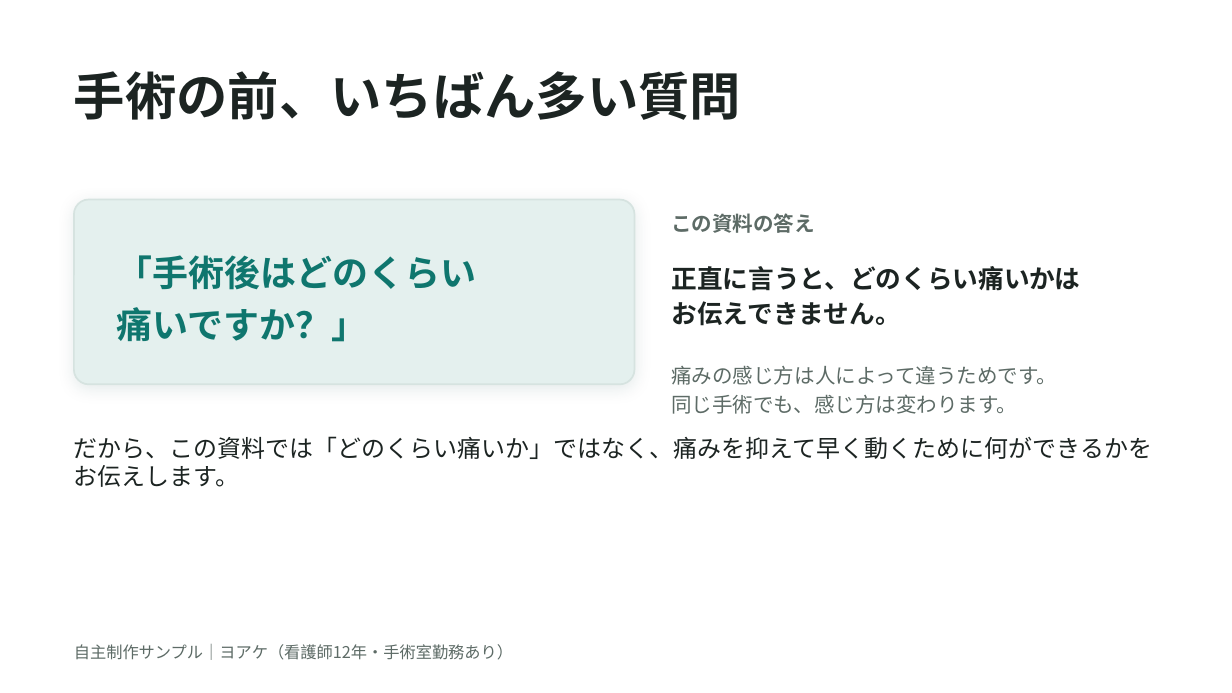
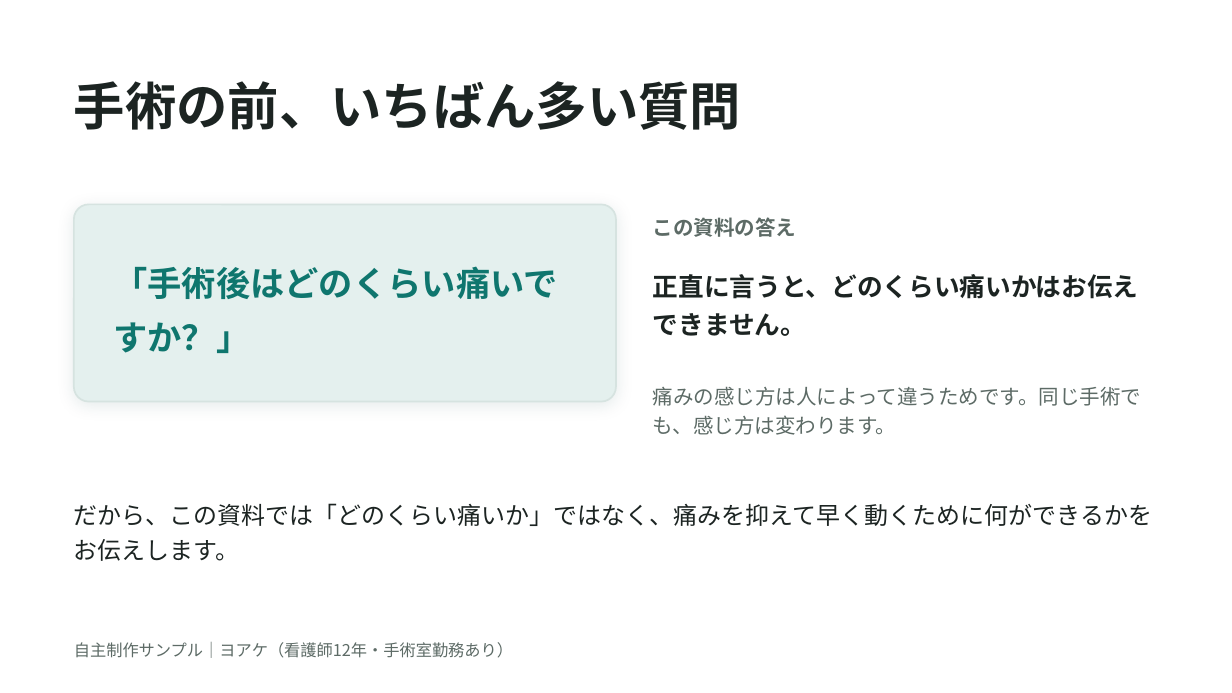
Before and after one commit to yoake-writer/yoake-writer.github.io, a slide deck: slide 2 of works/shiryo/術後の痛みの説明資料_サンプル_ヨアケ.pptx. Drawn at 1232x693 pixels with LibreOffice and Linux fonts; fonts in the diff are those of the drawing. Boxes give left, top, right and bottom in pixels: in the first picture for what was removed or moved away, otherwise in the second. Text is boxed around its words. In the diff, an @@ line names an element or a change of style, - is before the commit and + after.

```diff
--- a/works/shiryo/術後の痛みの説明資料_サンプル_ヨアケ.pptx
+++ b/works/shiryo/術後の痛みの説明資料_サンプル_ヨアケ.pptx
@@ text "手術の前、いちばん多い質問" at (x1=74, y1=81, x2=741, y2=130): line spacing 1 to 44pt @@
@@ rounded rectangle resized from (x1=74, y1=200, x2=634, y2=384) to (x1=74, y1=205, x2=616, y2=402) @@
@@ rounded rectangle at (x1=74, y1=205, x2=616, y2=402): proportions changed @@
@@ text "この資料の答え" moved from (x1=671, y1=213, x2=815, y2=233) to (x1=653, y1=217, x2=797, y2=237) @@
@@ text "この資料の答え" at (x1=653, y1=217, x2=797, y2=237): line spacing 1 to 17pt @@
@@ text at (x1=113, y1=266, x2=558, y2=353): text changed; size 21 to 20 pt @@
-「手術後はどのくらい
-痛いですか？」
+「手術後はどのくらい痛いですか？」
@@ text at (x1=653, y1=274, x2=1139, y2=336): text changed @@
-正直に言うと、どのくらい痛いかは
-お伝えできません。
+正直に言うと、どのくらい痛いかはお伝えできません。
@@ text at (x1=653, y1=387, x2=1142, y2=435): text changed @@
-痛みの感じ方は人によって違うためです。
-同じ手術でも、感じ方は変わります。
+痛みの感じ方は人によって違うためです。同じ手術でも、感じ方は変わります。
@@ text "だから、この資料では「どのくらい痛いか」ではなく、痛みを抑えて早く動くために何ができるかをお伝えします。" moved from (x1=74, y1=436, x2=1152, y2=487) to (x1=74, y1=503, x2=1152, y2=561) @@
@@ text "だから、この資料では「どのくらい痛いか」ではなく、痛みを抑えて早く動くために何ができるかをお伝えします。" at (x1=74, y1=503, x2=1152, y2=561): line spacing 1 to 20pt @@
@@ text "自主制作サンプル｜ヨアケ（看護師12年・手術室勤務あり）" at (x1=74, y1=642, x2=513, y2=658): line spacing 1 to 14pt @@
```
Also in this commit, not shown: 6 other slides changed, 8 other files.
